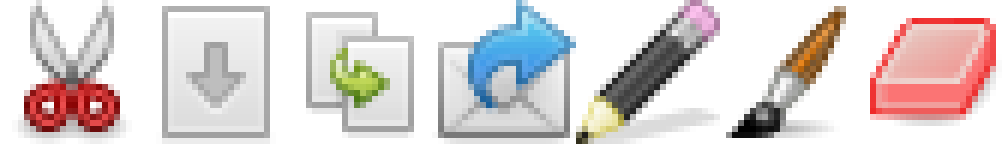
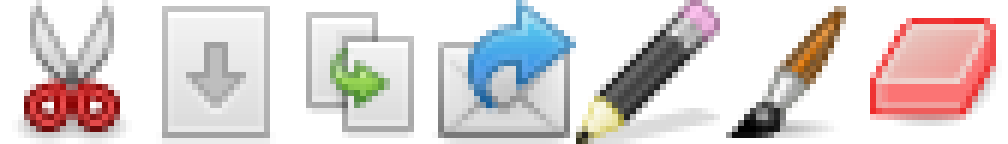
Before/after of a 1008 x 144 layered artwork. What changed in the layer stack:
moved "Eingefügte Ebene #3" above "Eingefügte Ebene", painted on it over (x1=162, y1=6, x2=414, y2=138)
added layer "Eingefügte Ebene" above "Eingefügte Ebene #7" over (x1=306, y1=12, x2=414, y2=138)
removed layer "Eingefügte Ebene #4" over (x1=162, y1=6, x2=270, y2=138)
